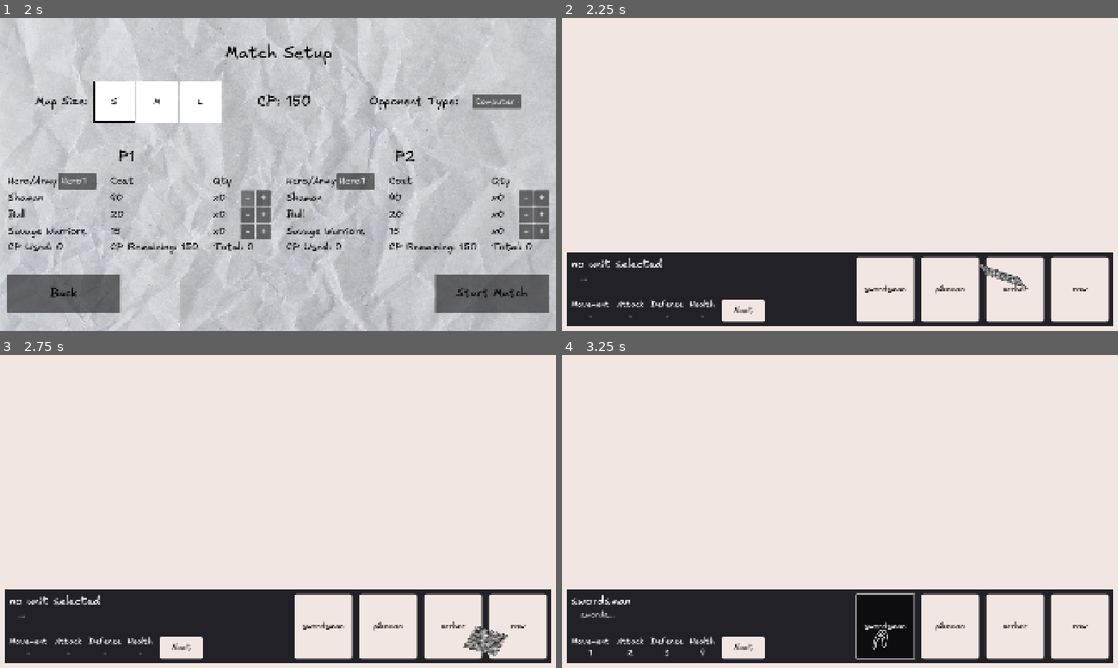
Above: before the commit, frames 1-4 (two rows, left to right).
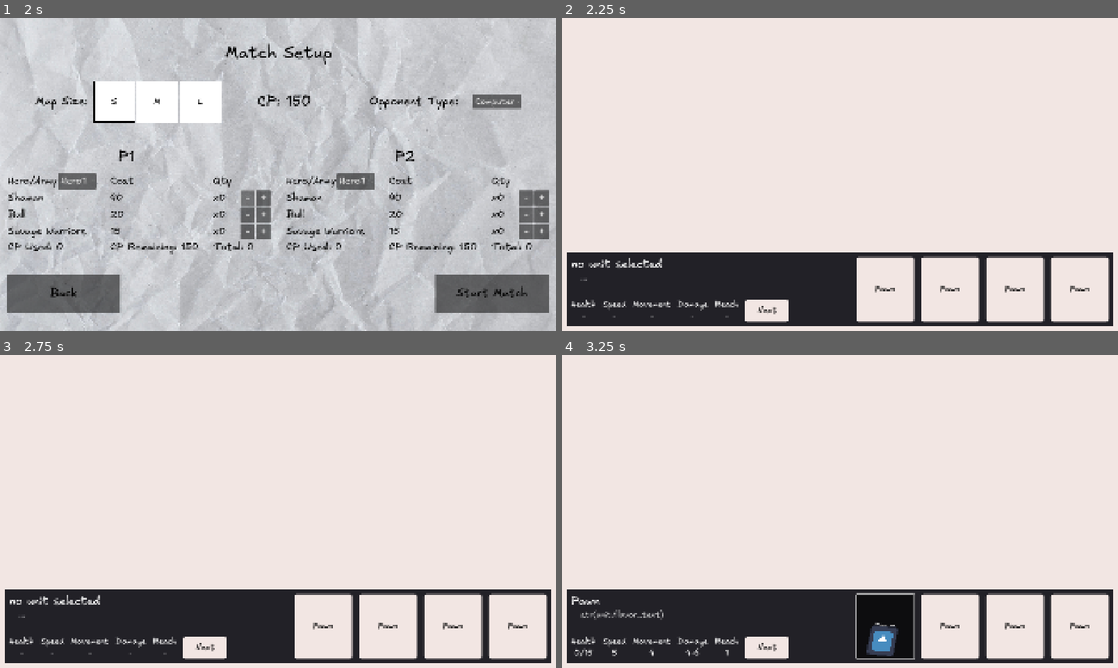
Above: after the commit, the same moments.

Repository: stvnnfrl/Portfolio
Game: Godot game, scene res://screens/main_menu/main_menu.tscn
The game is run twice, just before and just after one commit, with the same random seed, the same clock (stepped at 60 frames per second) and the same inputs. The engine's default icon, where the game draws it, is replaced by a stand-in: a white triangle on a blue panel in a dark square.
Inputs:
- Up to frame 1 (2 s): click "Start Game" at 0.5 s; click "-" at 1.25 s
- Up to frame 2 (2.25 s): click "Start Match" at 2 s
- Up to frame 3 (2.75 s): no input
- Up to frame 4 (3.25 s): click "swordsman" (after the commit: "Pawn") at 2.75 s

Frame 1 is identical in both runs. In frame 2, 1.5% of the frame differs, in the area x 1-95%, y 78-98%; in frame 3, 1.7%; in frame 4, 2.1%, in the area x 1-95%, y 76-98%.

Commit message:
updated pregame for the Unit and Hero classes

Diff:
--- a/hpp/screens/battle/pregame/dragged_unit.gd
+++ b/hpp/screens/battle/pregame/dragged_unit.gd
@@ -1,8 +1,5 @@
 extends Sprite2D
 
-var units: Array[Variant]
-
-@export var unset_unit_texture: Texture2D
 @export var size: Vector2 = Vector2(100, 100)
 
 # resize the sprite to get a consistent size
@@ -10,24 +7,16 @@
 # we can add scale multipliers to the unit
 var base_scale: Vector2 = Vector2.ONE
 
-func init(units_: Array[Dictionary]) -> void:
-	units = units_
-	unset_unit()
+func init() -> void:
+	# unset unit
+	set_unit_to(null)
 
-func _on_unit_selector_selected_unit_changed(index: int) -> void:
-	set_unit_to(index)
+func _on_unit_selector_selected_unit_changed(unit: Unit) -> void:
+	set_unit_to(unit)
 
-func unset_unit() -> void:
-	set_unit_to(-1)
-
-func set_unit_to(index: int) -> void:
-	if index < 0:
-		texture = unset_unit_texture
-	else:
-		var unit = units[index]
-		texture = unit.texture
-
-	base_scale = size / texture.get_size()
+func set_unit_to(unit: Unit) -> void:
+	texture = unit.texture if unit != null else null
+	base_scale = size / texture.get_size() if texture != null else Vector2.ONE
 
 
 # drag animation
--- a/hpp/screens/battle/pregame/grid.gd
+++ b/hpp/screens/battle/pregame/grid.gd
@@ -4,8 +4,13 @@
 
 var placed_units: Dictionary[Vector3i, Node2D]
 
-var current_unit: int = -1
-var units: Array[Variant]
+var current_unit: Unit = null
+
+func init() -> void:
+	pass
+
+func _on_unit_selector_selected_unit_changed(unit: Unit) -> void:
+	current_unit = unit
 
 func _on_gui_input(event: InputEvent) -> void:
 	if event is not InputEventMouseButton:
@@ -19,7 +24,7 @@
 
 	if event.button_index == MouseButton.MOUSE_BUTTON_LEFT:
 		# only do anything if a unit is selected
-		if current_unit < 0:
+		if current_unit == null:
 			return
 
 		var grid_coordinates = cubic_coords.cubic_round(cubic_coords.pos2D_to_cubic(event.position))
@@ -44,24 +49,14 @@
 			unit_at_click.queue_free()
 
 func create_unit_at(screen_coordinates: Vector2) -> Node2D:
-	var sprite = Sprite2D.new()
-
-	var unit = units[current_unit]
-	var texture: Texture2D = unit.texture
-	sprite.texture = texture
+	var new_unit = current_unit.duplicate()
 
 	# make sizes consistent between units
-	var current_size = texture.get_size()
-	sprite.scale = Vector2(cubic_coords.size / current_size.x, cubic_coords.size / current_size.y)
+	var current_size = new_unit.texture.get_size()
+	new_unit.scale = Vector2(cubic_coords.size / current_size.x, cubic_coords.size / current_size.y)
 
-	sprite.position = screen_coordinates
+	new_unit.position = screen_coordinates
 
-	add_child(sprite)
+	add_child(new_unit)
 
-	return sprite
-
-func _on_unit_selector_selected_unit_changed(index: int) -> void:
-	current_unit = index
-
-func init(units_: Array[Variant]) -> void:
-	units = units_
+	return new_unit
--- a/hpp/screens/battle/pregame/pregame.gd
+++ b/hpp/screens/battle/pregame/pregame.gd
@@ -5,23 +5,31 @@
 @export var drag_script: Node
 @export var grid_script: Node
 
-func init(units: Array[Dictionary]):
-	units_script.init(units)
-	info_script.init(units)
-	drag_script.init(units)
-	grid_script.init(units)
+func init(hero1: Hero, _units_counts1: Array[int], hero2: Hero, _units_counts2: Array[int]):
+	var units1: Array[Unit] = []
+	for unit_scene in hero1.units:
+		units1.append(unit_scene.instantiate())
+
+	var units2: Array[Unit] = []
+	for unit_scene in hero2.units:
+		units2.append(unit_scene.instantiate())
+
+	units_script.init(units1, units2)
+	info_script.init()
+	drag_script.init()
+	grid_script.init()
 
 
 # initialize with random data (only for testing)
 
 @export var test_unit_texture_atlas: Texture2D
 
+var monarch: Hero = load("res://army/Monarch/monarch.tscn").instantiate()
+
 func _ready() -> void:
-	init(
-		[ {"movement": 1, "attack": 2, "defense": 3, "health": 4, "name": "swordsman", "flavor_text": "swords...", "texture": create_atlas_texture(0, 0) }
-		, {"movement": 4, "attack": 3, "defense": 2, "health": 1, "name": "pikeman", "flavor_text": "pikes...", "texture": create_atlas_texture(1, 0)}
-		, {"movement": 4, "attack": 5, "defense": 6, "health": 1, "name": "archer", "flavor_text": "bows...", "texture": create_atlas_texture(0, 1)}
-		, {"movement": 4, "attack": 6, "defense": 5, "health": 1, "name": "cow", "flavor_text": "moo...", "texture": create_atlas_texture(1, 1)} ] )
+	init \
+		( monarch, [ 1, 2, 3, 4 ]
+		, monarch, [ 4, 3, 2, 1 ] )
 
 func create_atlas_texture(x: int, y: int) -> AtlasTexture:
 	var atlas = AtlasTexture.new()
--- a/hpp/screens/battle/pregame/pregame.tscn
+++ b/hpp/screens/battle/pregame/pregame.tscn
@@ -15,11 +15,6 @@
 metadata/_custom_type_script = "uid://cj2rbjop1ymw7"
 
 [sub_resource type="StyleBoxEmpty" id="StyleBoxEmpty_ug2bj"]
-
-[sub_resource type="FastNoiseLite" id="FastNoiseLite_5qa4y"]
-
-[sub_resource type="NoiseTexture2D" id="NoiseTexture2D_rrnwb"]
-noise = SubResource("FastNoiseLite_5qa4y")
 
 [node name="Pregame" type="Control" node_paths=PackedStringArray("units_script", "info_script", "drag_script", "grid_script")]
 layout_mode = 3
@@ -66,16 +61,17 @@
 [node name="Main" type="HBoxContainer" parent="Main/Padding"]
 layout_mode = 2
 
-[node name="Info" type="VBoxContainer" parent="Main/Padding/Main" node_paths=PackedStringArray("name_label", "flavor_label", "movement_label", "attack_label", "defense_label", "health_label")]
+[node name="Info" type="VBoxContainer" parent="Main/Padding/Main" node_paths=PackedStringArray("name_label", "flavor_label", "health_label", "speed_label", "movement_label", "damage_label", "reach_label")]
 layout_mode = 2
 size_flags_horizontal = 3
 script = ExtResource("3_5qa4y")
 name_label = NodePath("Name")
 flavor_label = NodePath("FlavorPadding/Flavor")
+health_label = NodePath("Stats/Health/Amount")
+speed_label = NodePath("Stats/Speed/Amount")
 movement_label = NodePath("Stats/Movement/Amount")
-attack_label = NodePath("Stats/Attack/Amount")
-defense_label = NodePath("Stats/Defense/Amount")
-health_label = NodePath("Stats/Health/Amount")
+damage_label = NodePath("Stats/Damage/Amount")
+reach_label = NodePath("Stats/Reach/Amount")
 
 [node name="Name" type="Label" parent="Main/Padding/Main/Info"]
 layout_mode = 2
@@ -102,6 +98,32 @@
 [node name="Stats" type="HBoxContainer" parent="Main/Padding/Main/Info"]
 layout_mode = 2
 
+[node name="Health" type="VBoxContainer" parent="Main/Padding/Main/Info/Stats"]
+layout_mode = 2
+
+[node name="Label" type="Label" parent="Main/Padding/Main/Info/Stats/Health"]
+layout_mode = 2
+text = "Health"
+horizontal_alignment = 1
+
+[node name="Amount" type="Label" parent="Main/Padding/Main/Info/Stats/Health"]
+layout_mode = 2
+text = "123"
+horizontal_alignment = 1
+
+[node name="Speed" type="VBoxContainer" parent="Main/Padding/Main/Info/Stats"]
+layout_mode = 2
+
+[node name="Label" type="Label" parent="Main/Padding/Main/Info/Stats/Speed"]
+layout_mode = 2
+text = "Speed"
+horizontal_alignment = 1
+
+[node name="Amount" type="Label" parent="Main/Padding/Main/Info/Stats/Speed"]
+layout_mode = 2
+text = "123"
+horizontal_alignment = 1
+
 [node name="Movement" type="VBoxContainer" parent="Main/Padding/Main/Info/Stats"]
 layout_mode = 2
 
@@ -115,41 +137,28 @@
 text = "123"
 horizontal_alignment = 1
 
-[node name="Attack" type="VBoxContainer" parent="Main/Padding/Main/Info/Stats"]
-layout_mode = 2
-
-[node name="Label" type="Label" parent="Main/Padding/Main/Info/Stats/Attack"]
-layout_mode = 2
-text = "Attack"
-horizontal_alignment = 1
-
-[node name="Amount" type="Label" parent="Main/Padding/Main/Info/Stats/Attack"]
-layout_mode = 2
-text = "123"
-horizontal_alignment = 1
-
-[node name="Defense" type="VBoxContainer" parent="Main/Padding/Main/Info/Stats"]
-layout_mode = 2
-
-[node name="Label" type="Label" parent="Main/Padding/Main/Info/Stats/Defense"]
-layout_mode = 2
-text = "Defense"
-horizontal_alignment = 1
-
-[node name="Amount" type="Label" parent="Main/Padding/Main/Info/Stats/Defense"]
-layout_mode = 2
-text = "123"
-horizontal_alignment = 1
-
-[node name="Health" type="VBoxContainer" parent="Main/Padding/Main/Info/Stats"]
-layout_mode = 2
-
-[node name="Label" type="Label" parent="Main/Padding/Main/Info/Stats/Health"]
-layout_mode = 2
-text = "Health"
-horizontal_alignment = 1
-
-[node name="Amount" type="Label" parent="Main/Padding/Main/Info/Stats/Health"]
+[node name="Damage" type="VBoxContainer" parent="Main/Padding/Main/Info/Stats"]
+layout_mode = 2
+
+[node name="Label" type="Label" parent="Main/Padding/Main/Info/Stats/Damage"]
+layout_mode = 2
+text = "Damage"
+horizontal_alignment = 1
+
+[node name="Amount" type="Label" parent="Main/Padding/Main/Info/Stats/Damage"]
+layout_mode = 2
+text = "123"
+horizontal_alignment = 1
+
+[node name="Reach" type="VBoxContainer" parent="Main/Padding/Main/Info/Stats"]
+layout_mode = 2
+
+[node name="Label" type="Label" parent="Main/Padding/Main/Info/Stats/Reach"]
+layout_mode = 2
+text = "Reach"
+horizontal_alignment = 1
+
+[node name="Amount" type="Label" parent="Main/Padding/Main/Info/Stats/Reach"]
 layout_mode = 2
 text = "123"
 horizontal_alignment = 1
@@ -196,7 +205,6 @@
 
 [node name="DraggedUnit" type="Sprite2D" parent="."]
 script = ExtResource("6_5qa4y")
-unset_unit_texture = SubResource("NoiseTexture2D_rrnwb")
 
 [connection signal="gui_input" from="Grid" to="Grid" method="_on_gui_input"]
 [connection signal="pressed" from="Main/Padding/Main/Info/Stats/Button" to="." method="_on_button_pressed"]
--- a/hpp/screens/battle/pregame/unit_info.gd
+++ b/hpp/screens/battle/pregame/unit_info.gd
@@ -1,49 +1,49 @@
 extends VBoxContainer
-
-var units: Array[Variant]
 
 @export var name_label: Label
 @export var flavor_label: Label
 
+@export var health_label: Label
+@export var speed_label: Label
 @export var movement_label: Label
-@export var attack_label: Label
-@export var defense_label: Label
-@export var health_label: Label
+@export var damage_label: Label
+@export var reach_label: Label
 
-func init(units_: Array[Dictionary]) -> void:
-	units = units_
+func init() -> void:
 	unset_labels()
 
 func unset_labels() -> void:
 	set_labels_to \
 		( "no unit selected", "..."
-		, "-", "-", "-", "-" )
+		, "-", "-", "-", "-", "-" )
 
 func set_labels_to \
 		( unit_name: String, flavor_text: String
-		, movement: String, attack: String, defense: String, health: String ) \
+		, health: String, speed: String, movement: String, damage: String, reach: String ) \
 		-> void:
 
 	name_label.text = unit_name
 	flavor_label.text = flavor_text
 
+	health_label.text = health
+	speed_label.text = speed
 	movement_label.text = movement
-	attack_label.text = attack
-	defense_label.text = defense
-	health_label.text = health
+	damage_label.text = damage
+	reach_label.text = reach
 
-func _on_unit_selector_selected_unit_changed(index: int) -> void:
-	if index < 0:  # deselected
+func _on_unit_selector_selected_unit_changed(unit: Unit) -> void:
+	if unit == null:  # deselected
 		unset_labels()
 		return
 
-	var unit = units[index]
 	set_labels_to \
 		# main info
 		( str(unit.name)
-		, str(unit.flavor_text)
+		, "str(unit.flavor_text)"
 		# stats
+		, str(unit.health) + "/" + str(unit.max_health)
+		, str(unit.speed)
 		, str(unit.movement)
-		, str(unit.attack)
-		, str(unit.defense)
-		, str(unit.health)  )
+		, str(unit.dmg_min) + "-" + str(unit.dmg_max)
+		, str(unit.reach)
+		)
--- a/hpp/screens/battle/pregame/unit_selector.gd
+++ b/hpp/screens/battle/pregame/unit_selector.gd
@@ -6,7 +6,7 @@
 class_name UnitSelector
 extends HBoxContainer
 
-signal selectedUnitChanged(index: int)
+signal selectedUnitChanged(unit: Unit)
 
 @export var buttongroup: ButtonGroup
 @export var buttons: Array[Button]
@@ -14,7 +14,11 @@
 @onready
 var buttonMap: Dictionary[Button, int]
 
-func init(units: Array[Dictionary]) -> void:
+var units: Array[Unit]
+
+func init(units1: Array[Unit], _units2: Array[Unit]) -> void:
+	units = units1
+
 	# initialize buttonmap and button label
 	for i in buttons.size():
 		var button = buttons[i]
@@ -32,4 +36,8 @@
 	var button = buttongroup.get_pressed_button()
 	var index = buttonMap.get(button, -1)
 
-	selectedUnitChanged.emit(index)
+	var unit: Unit = null
+	if index >= 0:
+		unit = units[index]
+
+	selectedUnitChanged.emit(unit)
Not shown: 1 places in hpp/screens/battle/pregame/pregame.tscn that only renumber resources
